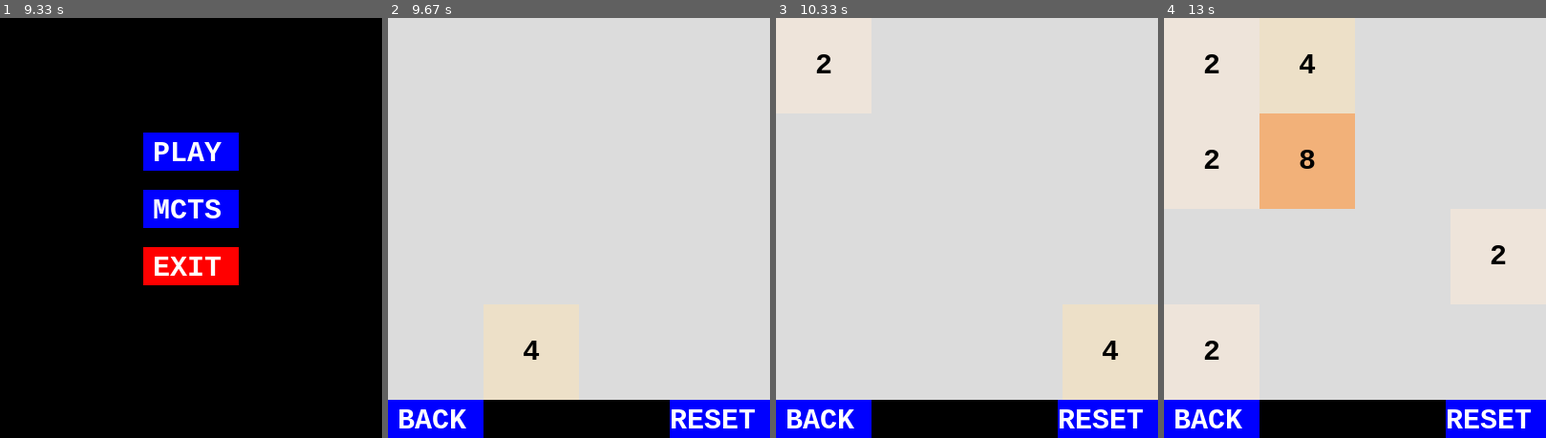
Above: before the commit, frames 1-4 (left to right).
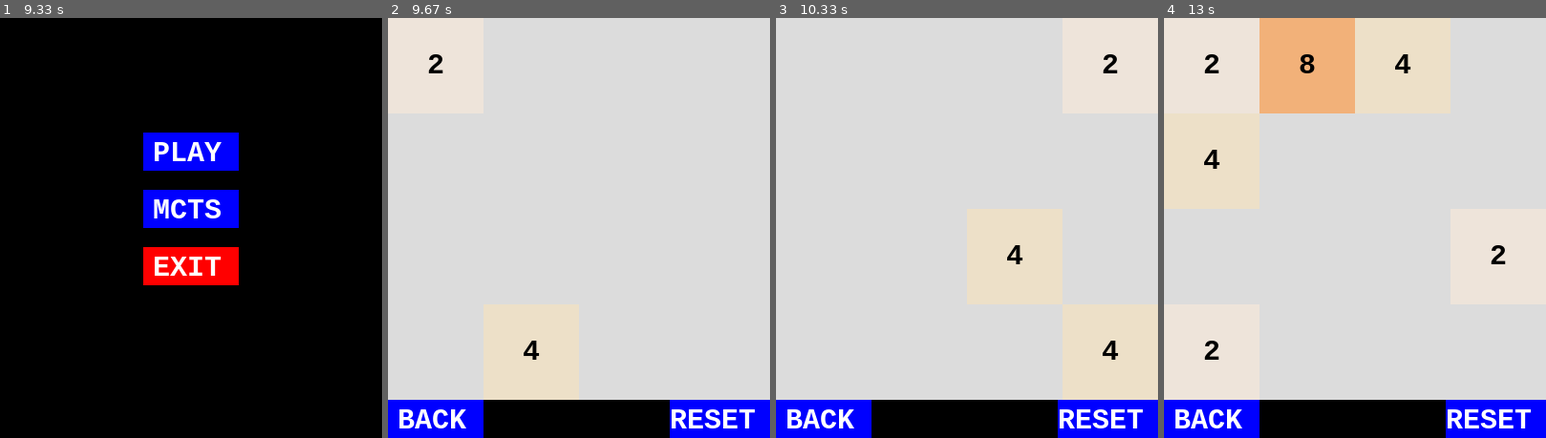
Above: after the commit, the same moments.

Repository: michalmoninec/2048_pygame
Game: pygame game, started from main.py
Two runs of this game, one before a commit and one after it. Both use one fixed random seed, a clock stepped at 60 frames per second and the inputs below.
Inputs (mouse positions are in pixels of both pictures, inside the frame that each line leads up to):
- Up to frame 1 (9.33 s): click (191, 228) at 0.38 s; hold Right 0.67-1.13 s
- Up to frame 2 (9.67 s): click (567, 156) at 9.52 s
- Up to frame 3 (10.33 s): hold Right from 9.8 s (still down)
- Up to frame 4 (13 s): release Right at 10.43 s; hold Down 10.47-10.83 s; hold Left 10.87-11.33 s; hold Right 11.37-11.83 s; hold Up 11.87-12.17 s; hold Right 12.2-12.67 s; hold Left from 12.7 s (still down)

Frame 1 is identical in both runs. In frame 2, 0.1% of the frame differs, in the area x 10-15%, y 8-14%; in frame 3, 0.3%; in frame 4, 12%, in the area x 10-65%, y 0-46%.

Commit message:
game functionality cleanup

Diff:
--- a/game.py
+++ b/game.py
@@ -1,7 +1,10 @@
 import pygame, time
 import random
+import copy
 
 from pygame import Surface
+from typing import List
+
 from assets.colours import colour_dict
 
 
@@ -22,6 +25,7 @@
         self.screen = False
 
         self.place_random_tile()
+        self.place_random_tile()
 
     def run_game(self, dir: int, surf: Surface) -> None:
         """
@@ -29,17 +33,13 @@
         """
         if self.start:
             if self.game_possible_movement() and not self.game_over:
-                if self.move_in_direction_possible(dir, self.matrix):
-                    self.update_matrix(dir, self.matrix)
-                    self.merge_tiles(dir, self.matrix)
-                    self.place_random_tile()
-                    self.print_matrix(surf)
-
-                    if self.is_score():
-                        pygame.draw.rect(surf, (255, 255, 255), (100, 170, 210, 60))
-                        label = self.my_font.render("YOU WON", 1, (0, 0, 255))
-                        surf.blit(label, (110, 185, 100, 60))
-                        time.sleep(2)
+                self.move_in_direction(dir, self.matrix)
+
+                if self.is_score():
+                    pygame.draw.rect(surf, (255, 255, 255), (100, 170, 210, 60))
+                    label = self.my_font.render("YOU WON", 1, (0, 0, 255))
+                    surf.blit(label, (110, 185, 100, 60))
+                    time.sleep(2)
             else:
                 self.game_over = True
 
@@ -73,7 +73,7 @@
                         ),
                     )
 
-    def place_random_tile(self, matrix=None):
+    def place_random_tile(self, matrix: List[List[int]] = None) -> None:
         """
         Places random tile into game matrix.
         With probability of 90 percent it is number 2, otherwise number 4.
@@ -95,7 +95,7 @@
                     self.start_random = False
                     break
 
-    def transpose(self, matrix):
+    def transpose(self, matrix: List[List[int]]) -> None:
         """
         Switches columns for rows and vice versa.
         """
@@ -103,190 +103,118 @@
             for j in range(i + 1, len(matrix)):
                 matrix[i][j], matrix[j][i] = matrix[j][i], matrix[i][j]
 
-    def game_possible_movement(self, matrix=None) -> bool:
-        """
-        Checks if there is any possible direction that the game could continue.
+    def game_possible_movement(self, matrix: List[List[int]] = None) -> bool:
+        """
+        Checks if there is any free space or if there are any tiles with same value.
         """
         if matrix is None:
             matrix = self.matrix
-        can_move_up = False
-        can_move_left = False
-        can_move_down = False
-        can_move_right = False
-        for k in range(4):
-            if k == 0:
-                self.transpose(matrix)
-                for i in range(0, self.board_size):
-                    for j in range(0, self.board_size - 1):
-                        if (matrix[i][j] == matrix[i][j + 1] and matrix[i][j] != 0) or (
-                            matrix[i][j] == 0 and sum(matrix[i][j:]) > 0
-                        ):
-                            can_move_up = True
-                self.transpose(matrix)
-
-            elif k == 1:
-                for i in range(0, self.board_size):
-                    for j in range(0, self.board_size - 1):
-                        if (matrix[i][j] == matrix[i][j + 1] and matrix[i][j] != 0) or (
-                            matrix[i][j] == 0 and sum(matrix[i][j:]) > 0
-                        ):
-                            can_move_left = True
-
-            elif k == 2:
-                self.transpose(matrix)
-                for i in range(0, self.board_size):
-                    for j in range(self.board_size - 1, 0, -1):
-                        if (matrix[i][j] == matrix[i][j - 1] and matrix[i][j] != 0) or (
-                            matrix[i][j] == 0 and sum(matrix[i][:j]) > 0
-                        ):
-                            can_move_down = True
-                self.transpose(matrix)
-
-            elif k == 3:
-                for i in range(0, self.board_size):
-                    for j in range(self.board_size - 1, 0, -1):
-                        if (matrix[i][j] == matrix[i][j - 1] and matrix[i][j] != 0) or (
-                            matrix[i][j] == 0 and sum(matrix[i][:j]) > 0
-                        ):
-                            can_move_right = True
-        if (
-            can_move_up == False
-            and can_move_left == False
-            and can_move_down == False
-            and can_move_right == False
-        ):
-            return False
-        return True
-
-    def move_in_direction_possible(self, dir: int, matrix):
+
+        for row in matrix:
+            if 0 in row:
+                return True
+
+        for i in range(len(matrix)):
+            for j in range(len(matrix[i])):
+                if j < len(matrix[i]) - 1 and matrix[i][j] == matrix[i][j + 1]:
+                    return True
+                if i < len(matrix) - 1 and matrix[i][j] == matrix[i + 1][j]:
+                    return True
+        return False
+
+    def compress(self, row: List[int]) -> List[int]:
+        """
+        Takes only non zero values and move them to the left.
+        Rest of length of row is filled with zeros.
+        """
+        new_row = [i for i in row if i != 0]
+        new_row += [0] * (len(row) - len(new_row))
+        return new_row
+
+    def merge(self, row: List[int]) -> List[int]:
+        """
+        Merges same values together and creates empty after merge.
+        """
+        for i in range(len(row) - 1):
+            if row[i] == row[i + 1] and row[i] != 0:
+                row[i] *= 2
+                row[i + 1] = 0
+                self.score += row[i]
+        return row
+
+    def move_left(self, matrix: List[List[int]]) -> None:
+        """
+        Handles move left.
+        Native move function, that compress row, merge it and then compress it again.
+        Resulting in having merged items on the left side.
+        All other direction are derivates of this function.
+        """
+        for i in range(0, self.board_size):
+            matrix[i] = self.compress(matrix[i])
+            matrix[i] = self.merge(matrix[i])
+            matrix[i] = self.compress(matrix[i])
+
+    def move_up(self, matrix: List[List[int]]) -> None:
+        """
+        Handles movement up.
+        Movement up is the same as movement left, only with matrix transposition added.
+        """
+        self.transpose(matrix)
+        self.move_left(matrix)
+        self.transpose(matrix)
+
+    def move_right(self, matrix: List[List[int]]) -> None:
+        """
+        Handles move right.
+        Reverses matrix, then do the same as movement left.
+        Movement right is the same as movement left, with reversed order of matrix.
+        """
+        for i in range(0, self.board_size):
+            matrix[i] = matrix[i][::-1]
+            matrix[i] = self.compress(matrix[i])
+            matrix[i] = self.merge(matrix[i])
+            matrix[i] = self.compress(matrix[i])
+            matrix[i] = matrix[i][::-1]
+
+    def move_down(self, matrix: List[List[int]]) -> None:
+        """
+        Handles movement down.
+        Movement down is the same as movement right, only with matrix transpotion added.
+        """
+        self.transpose(matrix)
+        self.move_right(matrix)
+        self.transpose(matrix)
+
+    def move_in_direction(self, dir: int, matrix: List[List[int]]) -> bool:
+        """
+        Moves in provided direction.
+        If the original matrix is not the same as the updated, move is valid.
+        If the move is valid, there is new value placed on a random tile.
+        Validity of move is returned.
+        """
+        original_matrix = copy.deepcopy(matrix)
+        if dir == pygame.K_UP:
+            self.move_up(matrix)
+        elif dir == pygame.K_LEFT:
+            self.move_left(matrix)
+        elif dir == pygame.K_DOWN:
+            self.move_down(matrix)
+        elif dir == pygame.K_RIGHT:
+            self.move_right(matrix)
+
+        if original_matrix != matrix:
+            self.place_random_tile(matrix)
+            return True
+        return False
+
+    def move_in_direction_possible(self, dir: int, matrix: List[List[int]]) -> bool:
         """
         Checks if movement in provided direction is possible.
         """
-        if dir == pygame.K_UP:
-            self.transpose(matrix)
-            for i in range(0, self.board_size):
-                for j in range(0, self.board_size - 1):
-                    if (matrix[i][j] == matrix[i][j + 1] and matrix[i][j] != 0) or (
-                        matrix[i][j] == 0 and sum(matrix[i][j:]) > 0
-                    ):
-                        self.transpose(matrix)
-                        return True
-
-            self.transpose(matrix)
-            return False
-
-        elif dir == pygame.K_LEFT:
-            for i in range(0, self.board_size):
-                for j in range(0, self.board_size - 1):
-                    if (matrix[i][j] == matrix[i][j + 1] and matrix[i][j] != 0) or (
-                        matrix[i][j] == 0 and sum(matrix[i][j:]) > 0
-                    ):
-                        return True
-            return False
-
-        elif dir == pygame.K_DOWN:
-            self.transpose(matrix)
-            for i in range(0, self.board_size):
-                for j in range(self.board_size - 1, 0, -1):
-                    if (matrix[i][j] == matrix[i][j - 1] and matrix[i][j] != 0) or (
-                        matrix[i][j] == 0 and sum(matrix[i][:j]) > 0
-                    ):
-                        self.transpose(matrix)
-                        return True
-            self.transpose(matrix)
-            return False
-
-        elif dir == pygame.K_RIGHT:
-            for i in range(0, self.board_size):
-                for j in range(self.board_size - 1, 0, -1):
-                    if (matrix[i][j] == matrix[i][j - 1] and matrix[i][j] != 0) or (
-                        matrix[i][j] == 0 and sum(matrix[i][:j]) > 0
-                    ):
-                        return True
-            return False
-
-    def update_matrix(self, dir: int, matrix):
-        """
-        Updates matrix in provided direction.
-        """
-        if dir == pygame.K_UP:
-            self.transpose(matrix)
-            for i in range(0, 4):
-                for j in range(0, 3):
-                    while matrix[i][j] == 0 and sum(matrix[i][j:]) > 0:
-                        for dir in range(j, 3):
-                            matrix[i][dir] = matrix[i][dir + 1]
-                        matrix[i][3] = 0
-            self.transpose(matrix)
-
-        elif dir == pygame.K_LEFT:
-            for i in range(0, 4):
-                for j in range(0, 3):
-                    while matrix[i][j] == 0 and sum(matrix[i][j:]) > 0:
-                        for dir in range(j, 3):
-                            matrix[i][dir] = matrix[i][dir + 1]
-                        matrix[i][3] = 0
-
-        elif dir == pygame.K_DOWN:
-            self.transpose(matrix)
-            for i in range(0, 4):
-                for j in range(3, -1, -1):
-                    while matrix[i][j] == 0 and sum(matrix[i][:j]) > 0:
-                        for dir in range(j, -1, -1):
-                            matrix[i][dir] = matrix[i][dir - 1]
-                        matrix[i][0] = 0
-            self.transpose(matrix)
-
-        elif dir == pygame.K_RIGHT:
-            for i in range(0, 4):
-                for j in range(3, 0, -1):
-                    while matrix[i][j] == 0 and sum(matrix[i][:j]) > 0:
-                        for dir in range(j, -1, -1):
-                            matrix[i][dir] = matrix[i][dir - 1]
-                        matrix[i][0] = 0
-
-    def merge_tiles(self, dir, matrix):
-        """
-        Merge same tiles in direction, that was played.
-        """
-        if dir == pygame.K_UP:
-            self.transpose(matrix)
-            for i in range(0, self.board_size):
-                for j in range(0, self.board_size - 1):
-                    if matrix[i][j] == matrix[i][j + 1] and matrix[i][j] != 0:
-                        matrix[i][j] = matrix[i][j] * 2
-                        matrix[i][j + 1] = 0
-                        self.score += matrix[i][j]
-            self.transpose(matrix)
-            self.update_matrix(dir, matrix)
-        if dir == pygame.K_LEFT:
-            for i in range(0, self.board_size):
-                for j in range(0, self.board_size - 1):
-                    if matrix[i][j] == matrix[i][j + 1] and matrix[i][j] != 0:
-                        matrix[i][j] = matrix[i][j] * 2
-                        matrix[i][j + 1] = 0
-                        self.score += matrix[i][j]
-            self.update_matrix(dir, matrix)
-        if dir == pygame.K_DOWN:
-            self.transpose(matrix)
-            for i in range(0, self.board_size):
-                for j in range(self.board_size - 1, -1, -1):
-                    if matrix[i][j] == matrix[i][j - 1] and matrix[i][j] != 0:
-                        matrix[i][j] = matrix[i][j] * 2
-                        matrix[i][j - 1] = 0
-                        self.score += matrix[i][j]
-            self.transpose(matrix)
-            self.update_matrix(dir, matrix)
-        if dir == pygame.K_RIGHT:
-            for i in range(0, self.board_size):
-                for j in range(self.board_size - 1, -1, -1):
-                    if matrix[i][j] == matrix[i][j - 1] and matrix[i][j] != 0:
-                        matrix[i][j] = matrix[i][j] * 2
-                        matrix[i][j - 1] = 0
-                        self.score += matrix[i][j]
-            self.update_matrix(dir, matrix)
-
-    def reset_matrix(self, surf):
+        dummy = copy.deepcopy(matrix)
+        return self.move_in_direction(dir, dummy)
+
+    def reset_matrix(self, surf: Surface):
         """
         Resets matrix to default state with one random tile.
         """
@@ -294,9 +222,10 @@
         self.score = 0
         self.start_random = True
         self.place_random_tile()
+        self.place_random_tile()
         self.print_matrix(surf)
 
-    def is_score(self):
+    def is_score(self) -> bool:
         """
         Checks if score 2048 was acomplished somewhere in matrix.
         """
--- a/main.py
+++ b/main.py
@@ -81,11 +81,9 @@
     """
     screen.last = "simulation"
     while game.game_possible_movement() and monte_carlo.running:
-        direction = monte_carlo.get_direction(game)
-        game.update_matrix(direction, game.matrix)
-        game.merge_tiles(direction, game.matrix)
+        dir = monte_carlo.get_direction(game)
+        game.move_in_direction(dir, game.matrix)
         game.start_random = True
-        game.place_random_tile()
         game.print_matrix(surf)
 
         pg.display.update()
--- a/sprites/monte_carlo.py
+++ b/sprites/monte_carlo.py
@@ -42,10 +42,8 @@
                 while not game.move_in_direction_possible(rand_dir, inner_matrix):
                     rand_dir = dirs[random.randint(0, 3)]
 
-                game.update_matrix(rand_dir, inner_matrix)
-                game.merge_tiles(rand_dir, inner_matrix)
+                game.move_in_direction(rand_dir, inner_matrix)
                 game.start_random = True
-                game.place_random_tile(inner_matrix)
 
             if fixed_dir == pg.K_UP:
                 self.score_up.append(game.score)
